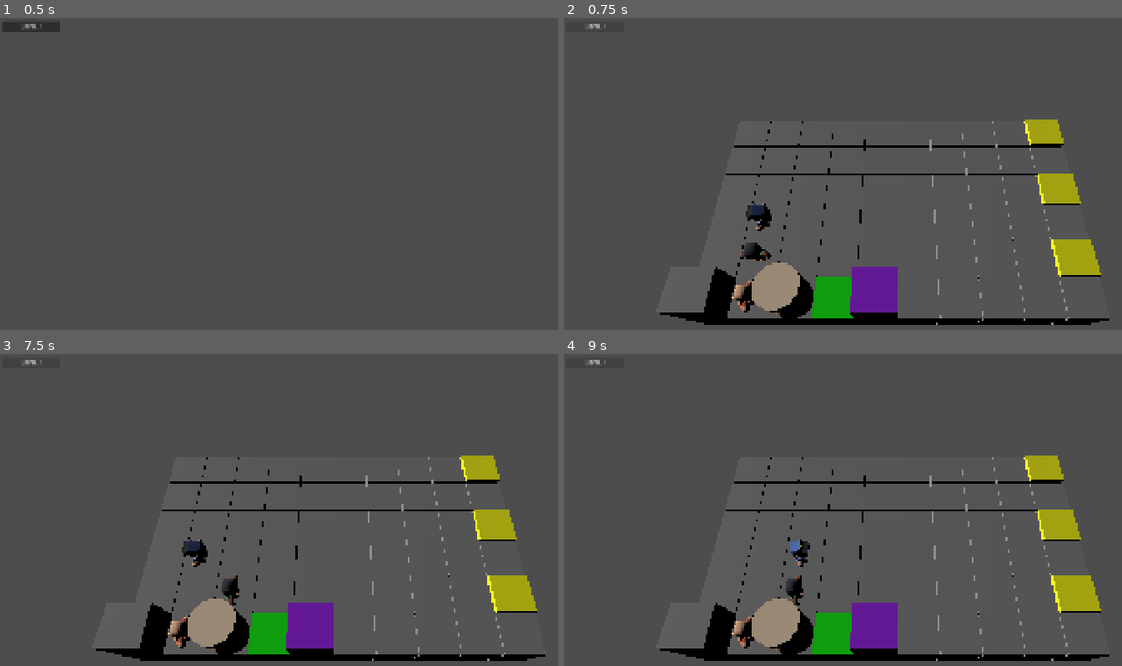
Above: before the commit, frames 1-4 (two rows, left to right).
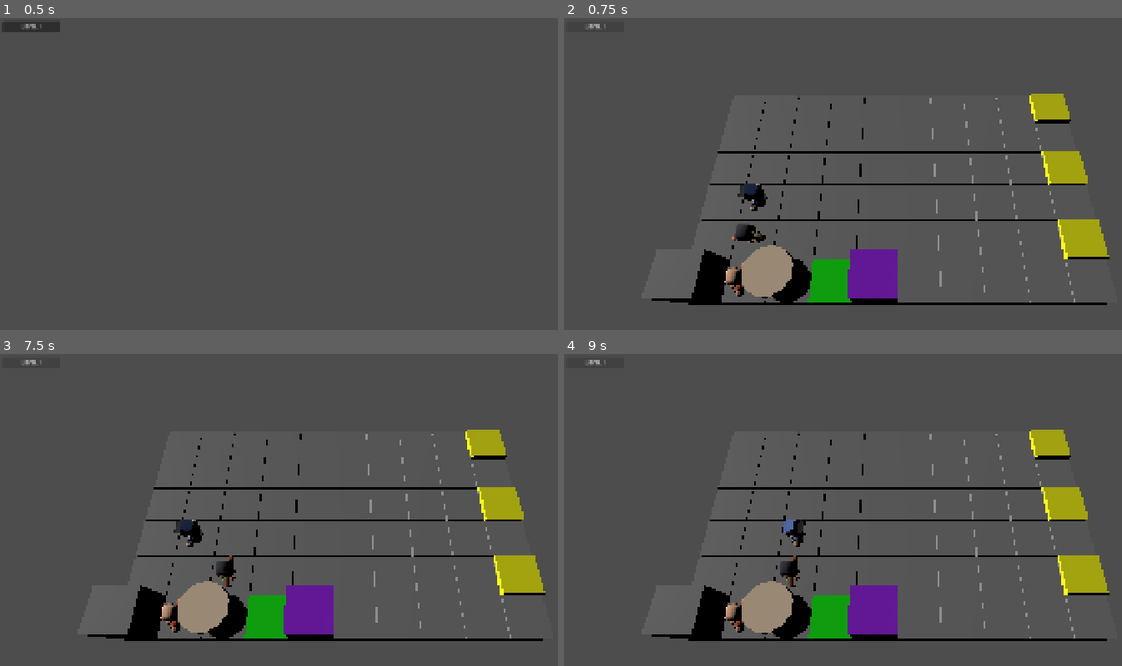
Above: after the commit, the same moments.

Repository: ggestein/jigsaw-of-the-sinking-star
Game: Godot game, scene res://scenes/tests/test_level_with_theme.tscn
The game is run twice, just before and just after one commit, with the same random seed, the same clock (stepped at 60 frames per second) and the same inputs. The project has no main scene, so this scene is started directly.
Inputs:
- Up to frame 1 (0.5 s): no input
- Up to frame 2 (0.75 s): click "LEVEL 1" at 0.5 s
- Up to frame 3 (7.5 s): click "LEVEL 1" at 1.25 s; tap Enter at 2, 3.5, 5 s; hold D 2.03-2.78 s; tap R at 2.1, 4.35, 6.6 s; tap Space at 2.75, 4.25, 5.75 s; hold S 2.78-3.53 s; tap Z at 2.85, 5.1, 7.35 s; hold D 3.53-4.28 s; tap C at 3.6, 5.85 s; hold W 4.28-5.03 s; hold A 5.03-6.53 s; hold S 6.53-7.28 s; hold D from 7.28 s (still down)
- Up to frame 4 (9 s): release D at 8.03 s; hold W 8.03-8.78 s; tap C at 8.1 s; hold D from 8.78 s (still down); tap R at 8.85 s

Frame 1 is identical in both runs. In frame 2, 14% of the frame differs, in the area x 15-98%, y 24-99%; in frame 3, 14%; in frame 4, 14%.

Commit message:
add visual code and assets

Diff:
--- /dev/null
+++ b/scenes/effects/exchange_effect.tscn
@@ -0,0 +1,39 @@
+[gd_scene format=3 uid="uid://dgihgt6u8os5j"]
+
+[ext_resource type="Script" uid="uid://ceaiah1xcga4q" path="res://scripts/scene_scripts/exchange_effect.gd" id="1_12s16"]
+
+[sub_resource type="Curve" id="Curve_oytlt"]
+_data = [Vector2(0, 1), 0.0, 0.0, 0, 0, Vector2(1, 0), 0.0, 0.0, 0, 0]
+point_count = 2
+
+[sub_resource type="CurveTexture" id="CurveTexture_12s16"]
+curve = SubResource("Curve_oytlt")
+
+[sub_resource type="ParticleProcessMaterial" id="ParticleProcessMaterial_se8m8"]
+emission_shape = 3
+emission_box_extents = Vector3(10, 0.2, 0.2)
+angle_min = -206.99998
+angle_max = 275.2
+use_rotation_3d = true
+rotation_3d_min = Vector3(0, 0, -180)
+rotation_3d_max = Vector3(0, 0, 180)
+spread = 36.841
+gravity = Vector3(0, 3, 0)
+scale_min = 0.049999997
+scale_max = 0.099999994
+color = Color(0.060000002, 1, 1, 1)
+alpha_curve = SubResource("CurveTexture_12s16")
+
+[sub_resource type="QuadMesh" id="QuadMesh_y3kor"]
+
+[node name="ExchangeEffect" type="Node3D" unique_id=1827276645]
+script = ExtResource("1_12s16")
+
+[node name="GPUParticles3D" type="GPUParticles3D" parent="." unique_id=1668404436]
+emitting = false
+amount = 6
+lifetime = 0.46
+one_shot = true
+explosiveness = 1.0
+process_material = SubResource("ParticleProcessMaterial_se8m8")
+draw_pass_1 = SubResource("QuadMesh_y3kor")
--- a/scripts/asset_path_config.gd
+++ b/scripts/asset_path_config.gd
@@ -3,6 +3,7 @@
 
 const CASTLE_BASE_PATH: StringName = "res://arts/kenney_castle_kit/"
 const CHARACTER_BASE_PATH: StringName = "res://arts/kenney_mini_characters/"
+const EFFECT_BASE_PATH: StringName = "res://scenes/effects/"
 
 static func character_warrior_packedscene_path() -> StringName:
 	return CHARACTER_BASE_PATH + "character-male-b.glb"
@@ -15,3 +16,6 @@
 
 static func box_packedscene_path() -> StringName:
 	return CASTLE_BASE_PATH + "tower-base.glb"
+
+static func exchange_effect_packedscene_path() -> StringName:
+	return EFFECT_BASE_PATH + "exchange_effect.tscn"
--- a/scripts/core_gameplay.gd
+++ b/scripts/core_gameplay.gd
@@ -42,6 +42,7 @@
 enum EventType {
 	REWINDED, RESET, SWITCH,
 	CHAR_MOVE, CHAR_ROTATE, BOX_MOVE, CHAR_BLOCKED, PAD_ACTIVE, DOOR_UNLOCK, GOAL_ACTIVE,
+	POSITION_EXCHANGE,
 	KILL, WIN
 }
 class Event:
@@ -132,6 +133,12 @@
 		move_vec = Vector2i(-1, 0)
 		next_face = 3
 	# character movement
+	var pos_exchange_from_type := -1
+	var pos_exchange_from_idx := -1
+	var pos_exchange_from_pos := Vector2i.ZERO
+	var pos_exchange_to_type := -1
+	var pos_exchange_to_idx := -1
+	var pos_exchange_to_pos := Vector2i.ZERO
 	var passive_moves = []
 	for idx in range(0, len(state.characters)):
 		var ch := state.characters[idx]
@@ -187,6 +194,19 @@
 						chr_move_vec = Vector2i.ZERO
 						passive_moves.append([1, idx, next_check_pos])
 						passive_moves.append([movable_info[0], movable_info[1], ch.inst_position])
+						pos_exchange_from_type = 1
+						pos_exchange_from_idx = idx
+						pos_exchange_from_pos = next_check_pos
+						pos_exchange_to_type = movable_info[0]
+						pos_exchange_to_idx = movable_info[1]
+						pos_exchange_to_pos = ch.inst_position
+						var exchange_evt = Event.new()
+						exchange_evt.type = EventType.POSITION_EXCHANGE
+						exchange_evt.args = [
+							pos_exchange_from_type, pos_exchange_from_idx, pos_exchange_from_pos,
+							pos_exchange_to_type, pos_exchange_to_idx, pos_exchange_to_pos,
+						]
+						events.append(exchange_evt)
 					else:
 						has_next = true
 						next_check_pos = next_check_pos + chr_move_vec
@@ -218,6 +238,10 @@
 	next_state.goals_active = calculate_goals_active(level_data, next_state)
 	# move events, check and emit
 	for chr_idx in range(0, len(next_state.characters)):
+		if pos_exchange_from_type == 1 and pos_exchange_from_idx == chr_idx:
+			continue
+		if pos_exchange_to_type == 1 and pos_exchange_to_idx == chr_idx:
+			continue
 		var prev_pos := state.characters[chr_idx].inst_position
 		var new_pos := next_state.characters[chr_idx].inst_position
 		if new_pos != prev_pos:
@@ -233,6 +257,10 @@
 			evt.args = [chr_idx, prev_face, new_face]
 			events.append(evt)
 	for box_idx in range(0, len(next_state.boxes)):
+		if pos_exchange_from_type == 2 and pos_exchange_from_idx == box_idx:
+			continue
+		if pos_exchange_to_type == 2 and pos_exchange_to_idx == box_idx:
+			continue
 		var prev_pos := state.boxes[box_idx].position
 		var new_pos := next_state.boxes[box_idx].position
 		if new_pos != prev_pos:
--- a/scripts/main_game.gd
+++ b/scripts/main_game.gd
@@ -1,9 +1,34 @@
 class_name MainGame
 extends Node
+
+const FAST_FORWARD_DELTA_TIME_FACTOR: float = 6.0
+const CAMERA_FOCUS_HEIGHT_FACTOR: float = 0.6
+const CAMERA_FOCUS_BACKWARD_FACTOR: float = 0.25
+const CAMERA_FOCUS_POSITION_Y_RATIO: float = 0.4
 
 class WinProcess:
 	var win_base_ticks: int
 	var win_camera_base_pos: Vector3
+
+class MoveEntry:
+	var type: int # 1: character; 2: box
+	var idx: int
+	var from: Vector3
+	var to: Vector3
+
+class CmdNormalMove:
+	var current_time: float
+	var total_time: float
+	var move_entries: Array[MoveEntry]
+class CmdPosExchange:
+	var current_time: float
+	var total_time: float
+	var from_type: int
+	var from_idx: int
+	var from_pos: Vector2i
+	var to_type: int
+	var to_idx: int
+	var to_pos: Vector2i
 
 var current_game_instance: CoreGameplay.GameInstance
 var obstacle_node_map: Dictionary[int, Node3D]
@@ -15,6 +40,9 @@
 var main_camera: Camera3D
 var player_input_queue: Array[CoreGameplay.PlayerInput] = []
 var core_gameplay_event_queue: Array[CoreGameplay.Event] = []
+var processing_cmd: Variant = null
+var pending_cmd: Variant = null
+var waiting_move_entries: Array[MoveEntry]
 var won: WinProcess = null
 
 func setup(leve_config: CoreLevelConfig.LevelConfig, level_theme: LevelTheme.LevelThemeConfig):
@@ -91,7 +119,7 @@
 		pad_inst.mesh = BoxMesh.new()
 		pad_inst.material_override = StandardMaterial3D.new()
 		pad_inst.material_override.albedo_color = Color.GREEN
-		pad_inst.name = "PAD_%d" % pad_pos
+		pad_inst.name = "PAD_%d" % pad_idx
 		add_child(pad_inst)
 		pad_inst.position = grid_to_world(pad_pos) - Vector3.UP * 0.4
 		pad_inst.scale = Vector3(0.98, 1.0, 0.98)
@@ -103,7 +131,7 @@
 		door_inst.mesh = BoxMesh.new()
 		door_inst.material_override = StandardMaterial3D.new()
 		door_inst.material_override.albedo_color = Color.PURPLE
-		door_inst.name = "DOOR_%d" % door_pos
+		door_inst.name = "DOOR_%d" % door_idx
 		add_child(door_inst)
 		door_inst.position = grid_to_world(door_pos) + Vector3.UP * 0.5
 		door_inst.scale = Vector3(0.98, 1.0, 0.98)
@@ -124,9 +152,13 @@
 	main_camera = Camera3D.new()
 	main_camera.current = true
 	add_child(main_camera)
-	var focus_pos := Vector3(lx + 0.5 * lw, 0.0, -(ly + 0.5 * lh))
-	var camera_pos := focus_pos + Vector3(0.0, 8.0, 4.0)
-	main_camera.fov = 60.0
+	var focus_pos := Vector3(lx + 0.5 * lw, 0.0, -(ly + CAMERA_FOCUS_POSITION_Y_RATIO * lh))
+	var diagonal_length = sqrt(lw * lw + lh * lh)
+	var camera_pos := focus_pos + Vector3(
+		0.0,
+		CAMERA_FOCUS_HEIGHT_FACTOR * diagonal_length,
+		CAMERA_FOCUS_BACKWARD_FACTOR * diagonal_length)
+	main_camera.fov = 65.0
 	main_camera.position = camera_pos
 	main_camera.look_at(focus_pos)
 	won = null
@@ -146,17 +178,28 @@
 		var chr_idx = evt.args[0]
 		var prev_pos = evt.args[1]
 		var new_pos = evt.args[2]
-		character_node_map[chr_idx].position = grid_to_world(new_pos)
+		# character_node_map[chr_idx].position = grid_to_world(new_pos)
+		var new_move_entry = MoveEntry.new()
+		new_move_entry.type = 1
+		new_move_entry.idx = chr_idx
+		new_move_entry.from = grid_to_world(prev_pos)
+		new_move_entry.to = grid_to_world(new_pos)
+		waiting_move_entries.append(new_move_entry)
 	elif evt.type == CoreGameplay.EventType.CHAR_ROTATE:
 		var chr_idx = evt.args[0]
-		var prev_face = evt.args[1]
 		var new_face = evt.args[2]
 		character_node_map[chr_idx].rotation = face_to_rotation(new_face)
 	elif evt.type == CoreGameplay.EventType.BOX_MOVE:
 		var box_idx = evt.args[0]
 		var prev_pos = evt.args[1]
 		var new_pos = evt.args[2]
-		box_node_map[box_idx].position = grid_to_world(new_pos)
+		# box_node_map[box_idx].position = grid_to_world(new_pos)
+		var new_move_entry = MoveEntry.new()
+		new_move_entry.type = 2
+		new_move_entry.idx = box_idx
+		new_move_entry.from = grid_to_world(prev_pos)
+		new_move_entry.to = grid_to_world(new_pos)
+		waiting_move_entries.append(new_move_entry)
 	elif evt.type == CoreGameplay.EventType.PAD_ACTIVE:
 		var pad_idx = evt.args[0]
 		var active = evt.args[1]
@@ -169,6 +212,27 @@
 		var goal_idx = evt.args[0]
 		var active = evt.args[1]
 		goal_node_map[goal_idx].material_override.albedo_color = Color.GREEN_YELLOW if active else Color.YELLOW
+	elif evt.type == CoreGameplay.EventType.POSITION_EXCHANGE:
+		var from_type = evt.args[0]
+		var from_idx = evt.args[1]
+		var from_pos = evt.args[2]
+		var to_type = evt.args[3]
+		var to_idx = evt.args[4]
+		var to_pos = evt.args[5]
+		var from_node = get_node3d_by_type_and_index(from_type, from_idx)
+		if from_node != null:
+			var to_node = get_node3d_by_type_and_index(to_type, to_idx)
+			if to_node != null:
+				var cmd_ex := CmdPosExchange.new()
+				cmd_ex.from_type = from_type
+				cmd_ex.from_idx = from_idx
+				cmd_ex.from_pos = from_pos
+				cmd_ex.to_type = to_type
+				cmd_ex.to_idx = to_idx
+				cmd_ex.to_pos = to_pos
+				cmd_ex.current_time = 0.0
+				cmd_ex.total_time = 0.05
+				append_cmd(cmd_ex)
 	elif evt.type == CoreGameplay.EventType.KILL:
 		var kill_type = evt.args[0]
 		var kill_idx = evt.args[1]
@@ -185,6 +249,13 @@
 	won = WinProcess.new()
 	won.win_base_ticks = Time.get_ticks_usec()
 	won.win_camera_base_pos = main_camera.position
+
+func append_cmd(cmd):
+	assert(pending_cmd == null)
+	if processing_cmd == null:
+		processing_cmd = cmd
+	elif pending_cmd == null:
+		pending_cmd = cmd
 
 func process_win():
 	if won == null:
@@ -199,22 +270,87 @@
 	var ly := current_game_instance.level_data.range.position.y
 	var lw := current_game_instance.level_data.range.size.x
 	var lh := current_game_instance.level_data.range.size.y
-	var focus_pos := Vector3(lx + 0.5 * lw, 0.0, -(ly + 0.5 * lh))
+	var focus_pos := Vector3(lx + 0.5 * lw, 0.0, -(ly + CAMERA_FOCUS_POSITION_Y_RATIO * lh))
 	main_camera.look_at(focus_pos)
+
+func get_node3d_by_type_and_index(type: int, idx: int) -> Node3D:
+	if type == 1:
+		if character_node_map.has(idx):
+			return character_node_map[idx]
+	if type == 2:
+		if box_node_map.has(idx):
+			return box_node_map[idx]
+	return null
+
+func process_move_entry(entry: MoveEntry, ratio: float):
+	var target_node_3d := get_node3d_by_type_and_index(entry.type, entry.idx)
+	if target_node_3d != null:
+		var actual_ratio = 1 - pow(1 - ratio, 3)
+		target_node_3d.position = lerp(entry.from, entry.to, actual_ratio)
+
+func process_single_cmd(cmd: Variant, dt: float) -> float:
+	cmd.current_time += dt
+	if cmd is CmdNormalMove:
+		var cmd_move = cmd as CmdNormalMove
+		var ratio = min(1.0, cmd.current_time / cmd.total_time)
+		for passive in cmd_move.move_entries:
+			process_move_entry(passive, ratio)
+	elif cmd is CmdPosExchange:
+		var cmd_ex = cmd as CmdPosExchange
+		var from_node := get_node3d_by_type_and_index(cmd_ex.from_type, cmd_ex.from_idx)
+		if from_node != null:
+			var to_node := get_node3d_by_type_and_index(cmd_ex.to_type, cmd_ex.to_idx)
+			if to_node != null:
+				from_node.position = grid_to_world(cmd_ex.from_pos)
+				to_node.position = grid_to_world(cmd_ex.to_pos)
+				var vfx_proto: PackedScene = load(AssetPathConfig.exchange_effect_packedscene_path())
+				var vfx_inst := vfx_proto.instantiate() as ExchangeEffect
+				vfx_inst.name = "EXCHANGE_EFFECT"
+				vfx_inst.setup(1.0, from_node.position + Vector3.UP * 0.5, to_node.position + Vector3.UP * 0.5)
+				add_child(vfx_inst)
+	return cmd.current_time - cmd.total_time
+
+func process_cmds(dt: float) -> void:
+	if processing_cmd != null:
+		var pdt = dt
+		if pending_cmd != null:
+			pdt = pdt * FAST_FORWARD_DELTA_TIME_FACTOR
+		var overflow_time := process_single_cmd(processing_cmd, pdt)
+		if overflow_time > 0.0:
+			processing_cmd = pending_cmd
+			if processing_cmd != null:
+				processing_cmd.current_time = overflow_time / FAST_FORWARD_DELTA_TIME_FACTOR
+			pending_cmd = null
+
+func prepare_input_queue_process():
+	waiting_move_entries = []
+
+func post_handle_input_queue_process():
+	player_input_queue.clear()
+	if len(waiting_move_entries) > 0:
+		var cmd_move := CmdNormalMove.new()
+		cmd_move.current_time = 0.0
+		cmd_move.total_time = 0.2
+		cmd_move.move_entries = waiting_move_entries
+		append_cmd(cmd_move)
 
 func _process(delta: float) -> void:
 	if current_game_instance == null:
 		return
+	prepare_input_queue_process()
 	for ipt in player_input_queue:
 		core_gameplay_event_queue.clear()
 		CoreGameplay.core_gameplay_handle_input(ipt, current_game_instance, core_gameplay_event_queue)
 		for evt in core_gameplay_event_queue:
 			handle_core_gameplay_event(evt)
-	player_input_queue.clear()
+	post_handle_input_queue_process()
+	process_cmds(delta)
 	process_win()
 
 func _input(evt: InputEvent):
 	if current_game_instance == null or won:
+		return
+	if pending_cmd != null:
 		return
 	if evt is InputEventKey:
 		var evt_key: InputEventKey = evt as InputEventKey
--- /dev/null
+++ b/scripts/scene_scripts/exchange_effect.gd
@@ -0,0 +1,23 @@
+class_name ExchangeEffect
+extends Node3D
+
+var particle: GPUParticles3D
+var count_down_time := 1.0
+
+func setup(time: float, p0: Vector3, p1: Vector3):
+	count_down_time = time
+	position = lerp(p0, p1, 0.5)
+	var ext := (p1 - p0) * 0.5
+	ext = Vector3(
+		max(0.2, abs(ext.x)),
+		max(0.2, abs(ext.y)),
+		max(0.2, abs(ext.z))
+	)
+	particle = get_node("GPUParticles3D") as GPUParticles3D
+	particle.process_material.emission_box_extents = ext
+	particle.emitting = true
+
+func _process(delta: float) -> void:
+	count_down_time -= delta
+	if count_down_time < 0.0:
+		queue_free()
Not shown, added: scripts/scene_scripts/exchange_effect.gd.uid
